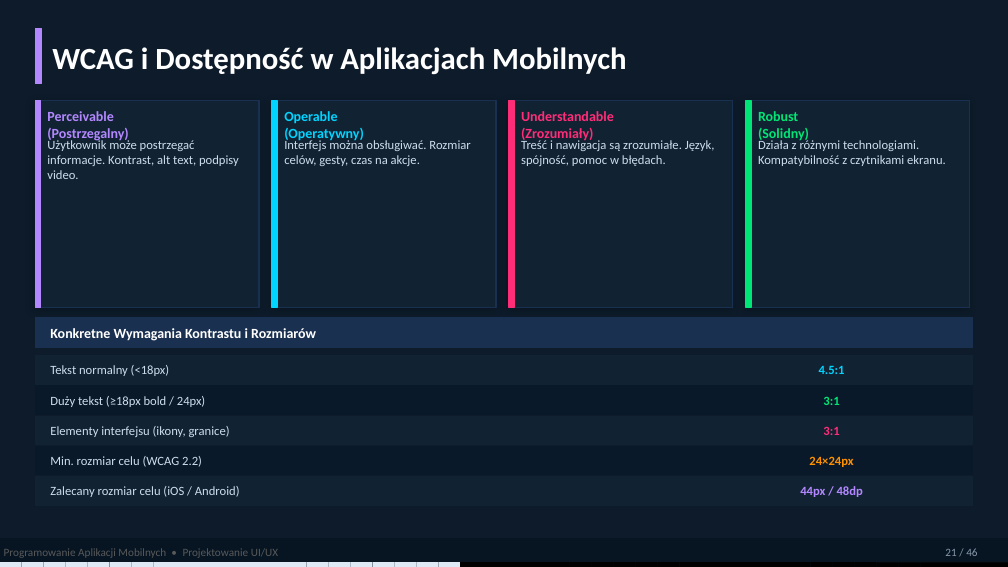
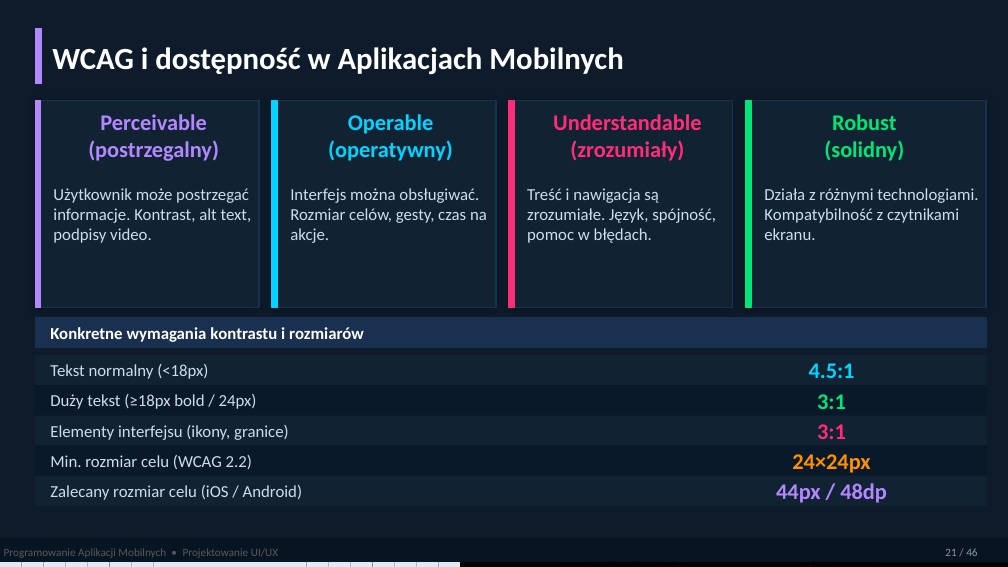
Before and after one commit to MatPomGit/mobileHub, a slide deck: slide 21 of wyklady/w3_ui.pptx. Drawn at 1008x567 pixels with LibreOffice and Linux fonts; fonts in the diff are those of the drawing. Boxes give left, top, right and bottom in pixels: in the first picture for what was removed or moved away, otherwise in the second. Text is boxed around its words. In the diff, an @@ line names an element or a change of style, - is before the commit and + after.

```diff
--- a/wyklady/w3_ui.pptx
+++ b/wyklady/w3_ui.pptx
@@ text at box(52, 47, 623, 75): text changed @@
-WCAG i Dostępność w Aplikacjach Mobilnych
+WCAG i dostępność w Aplikacjach Mobilnych
@@ text at box(100, 114, 206, 130): size 10 to 16 pt in "Perceivable"; alignment left to centre @@
@@ text at box(348, 114, 433, 134): size 10 to 16 pt in "Operable"; alignment left to centre @@
@@ text at box(553, 114, 701, 130): size 10 to 16 pt in "Understandable"; alignment left to centre @@
@@ rectangle: place and size @@
-rectangle at box(746, 101, 970, 307)
+rectangle at box(746, 101, 986, 307)
@@ text at box(832, 114, 897, 130): size 10 to 16 pt in "Robust"; alignment left to centre @@
@@ text at box(88, 140, 219, 161): text changed; size 10 to 16 pt @@
-(Postrzegalny)
+(postrzegalny)
@@ text at box(328, 140, 453, 161): text changed; size 10 to 16 pt @@
-(Operatywny)
+(operatywny)
@@ text at box(570, 140, 684, 161): text changed; size 10 to 16 pt @@
-(Zrozumiały)
+(zrozumiały)
@@ text at box(824, 140, 904, 161): text changed; size 10 to 16 pt @@
-(Solidny)
+(solidny)
@@ text "Użytkownik może postrzegać informacje. Kontrast, ...": place and size @@
-text "Użytkownik może postrzegać informacje. Kontrast, ..." at box(47, 139, 239, 179)
+text "Użytkownik może postrzegać informacje. Kontrast, ..." at box(53, 188, 252, 243)
@@ text "Interfejs można obsługiwać. Rozmiar celów, ...": place and size @@
-text "Interfejs można obsługiwać. Rozmiar celów, ..." at box(284, 139, 470, 166)
+text "Interfejs można obsługiwać. Rozmiar celów, ..." at box(290, 188, 487, 243)
@@ text "Treść i nawigacja są zrozumiałe. ...": place and size @@
-text "Treść i nawigacja są zrozumiałe. ..." at box(521, 139, 715, 166)
+text "Treść i nawigacja są zrozumiałe. ..." at box(527, 188, 716, 243)
@@ size 9 to 12 pt in 9 elements at box(50, 364, 208, 379), box(50, 394, 257, 409), box(50, 425, 289, 440), box(50, 455, 252, 469), box(50, 485, 302, 500), box(290, 188, 487, 243), box(527, 188, 716, 243), box(53, 188, 252, 243), box(764, 188, 978, 240) @@
@@ text "Działa z różnymi technologiami. Kompatybilność ...": place and size @@
-text "Działa z różnymi technologiami. Kompatybilność ..." at box(758, 139, 946, 166)
+text "Działa z różnymi technologiami. Kompatybilność ..." at box(764, 188, 978, 240)
@@ rectangle: place and size @@
-rectangle at box(35, 318, 973, 348)
+rectangle at box(35, 318, 986, 348)
@@ text at box(50, 327, 364, 342): text changed; size 10 to 12 pt @@
-Konkretne Wymagania Kontrastu i Rozmiarów
+Konkretne wymagania kontrastu i rozmiarów
@@ rectangle: place and size @@
-rectangle at box(35, 356, 973, 384)
+rectangle at box(35, 356, 986, 384)
@@ rectangle: place and size @@
-rectangle at box(35, 386, 973, 414)
+rectangle at box(35, 386, 986, 414)
@@ rectangle: place and size @@
-rectangle at box(35, 416, 973, 445)
+rectangle at box(35, 416, 986, 445)
@@ rectangle: place and size @@
-rectangle at box(35, 447, 973, 475)
+rectangle at box(35, 447, 986, 475)
@@ rectangle: place and size @@
-rectangle at box(35, 477, 973, 505)
+rectangle at box(35, 477, 986, 505)
@@ size 9 to 16 pt in 5 elements at box(809, 363, 855, 378), box(817, 394, 846, 409), box(817, 424, 846, 439), box(792, 454, 870, 473), box(776, 483, 887, 503) @@
```
Also in this commit, not shown: 39 other slides changed, 1 other file.
